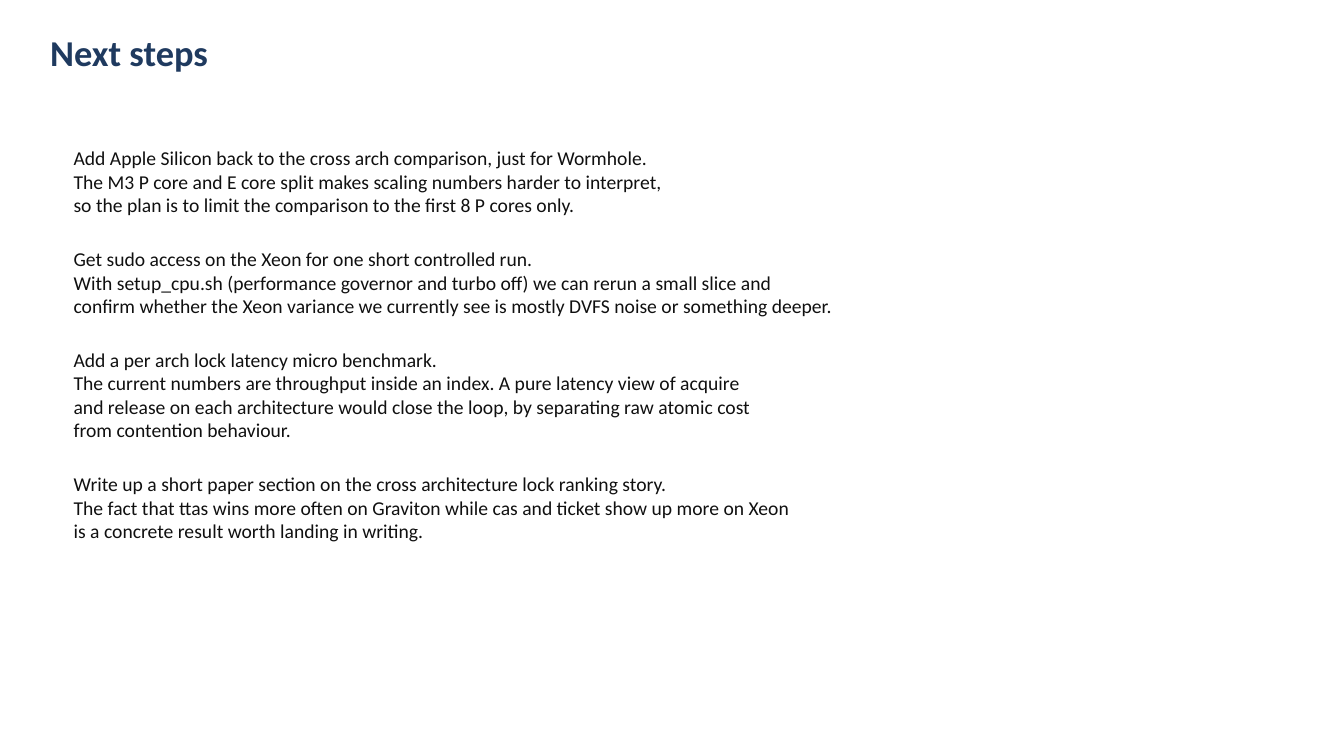
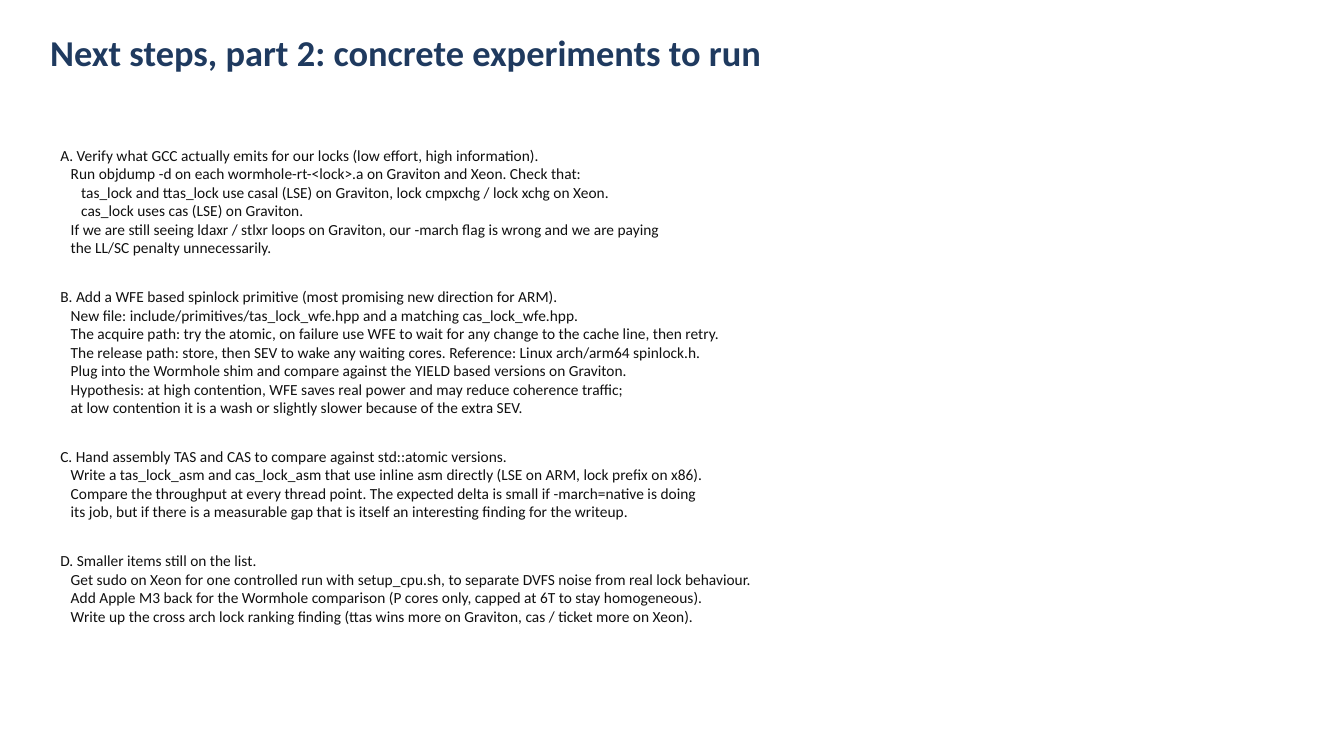
Before and after one commit to apana03/lockbench, a slide deck: slide 19 of results/deck/index_lock_evaluation.pptx (slide 17 before the commit). Drawn at 1344x756 pixels with LibreOffice and Linux fonts; fonts in the diff are those of the drawing. Boxes give left, top, right and bottom in pixels: in the first picture for what was removed or moved away, otherwise in the second. Text is boxed around its words. In the diff, an @@ line names an element or a change of style, - is before the commit and + after.

```diff
--- a/results/deck/index_lock_evaluation.pptx
+++ b/results/deck/index_lock_evaluation.pptx
@@ text at <box>50,40,761,72</box>: text changed @@
-Next steps
+Next steps, part 2: concrete experiments to run
@@ text at <box>60,150,750,625</box>: text changed; size 14 to 11 pt @@
-Add Apple Silicon back to the cross arch comparison, just for Wormhole.
-The M3 P core and E core split makes scaling numbers harder to interpret,
-so the plan is to limit the comparison to the first 8 P cores only.
-Get sudo access on the Xeon for one short controlled run.
-With setup_cpu.sh (performance governor and turbo off) we can rerun a small slice and
-confirm whether the Xeon variance we currently see is mostly DVFS noise or something deeper.
-Add a per arch lock latency micro benchmark.
-The current numbers are throughput inside an index. A pure latency view of acquire
-and release on each architecture would close the loop, by separating raw atomic cost
-from contention behaviour.
-Write up a short paper section on the cross architecture lock ranking story.
-The fact that ttas wins more often on Graviton while cas and ticket show up more on Xeon
-is a concrete result worth landing in writing.
+A. Verify what GCC actually emits for our locks (low effort, high information).
+Run objdump -d on each wormhole-rt-<lock>.a on Graviton and Xeon. Check that:
+tas_lock and ttas_lock use casal (LSE) on Graviton, lock cmpxchg / lock xchg on Xeon.
+cas_lock uses cas (LSE) on Graviton.
+If we are still seeing ldaxr / stlxr loops on Graviton, our -march flag is wrong and we are paying
+the LL/SC penalty unnecessarily.
+B. Add a WFE based spinlock primitive (most promising new direction for ARM).
+New file: include/primitives/tas_lock_wfe.hpp and a matching cas_lock_wfe.hpp.
+The acquire path: try the atomic, on failure use WFE to wait for any change to the cache line, then retry.
+The release path: store, then SEV to wake any waiting cores. Reference: Linux arch/arm64 spinlock.h.
+Plug into the Wormhole shim and compare against the YIELD based versions on Graviton.
+Hypothesis: at high contention, WFE saves real power and may reduce coherence traffic;
+at low contention it is a wash or slightly slower because of the extra SEV.
+C. Hand assembly TAS and CAS to compare against std::atomic versions.
+Write a tas_lock_asm and cas_lock_asm that use inline asm directly (LSE on ARM, lock prefix on x86).
+Compare the throughput at every thread point. The expected delta is small if -march=native is doing
+its job, but if there is a measurable gap that is itself an interesting finding for the writeup.
+D. Smaller items still on the list.
+Get sudo on Xeon for one controlled run with setup_cpu.sh, to separate DVFS noise from real lock behaviour.
+Add Apple M3 back for the Wormhole comparison (P cores only, capped at 6T to stay homogeneous).
+Write up the cross arch lock ranking finding (ttas wins more on Graviton, cas / ticket more on Xeon).
```
Also in this commit, not shown: 2 slides added, 1 other file.
